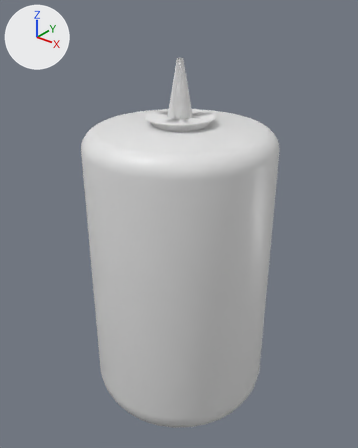
One commit to the FBX model Assets/3D/leak detector.fbx: the scene before it, then after it.
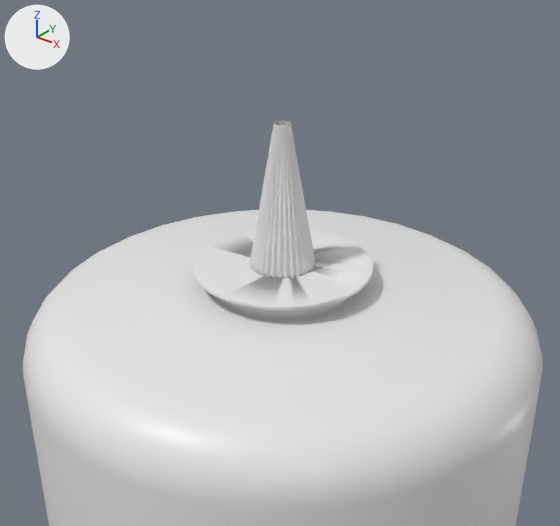
Each version is shown whole from a 50 mm camera at (3.37, -4.2, 5.04) aimed at (-0.01, 0.02, 2.42), then close up from a 50 mm camera at (1.85, -2.3, 5.16) aimed at (-0.32, 0.42, 3.48). The axes (+X, +Y, +Z) are drawn at upper left. The lights are the same throughout. Where no turn or scale is listed for an object, it has been applied to the vertices. Vertices at the same position are counted once.

Before the edit, the objects in view are built like this:
```python
me_cylinder = bpy.data.meshes.new('Cylinder')
me_cylinder.from_pydata(...)  # 1197 vertices, 1134 faces; spans x -1.09..1.09, y -1.09..1.09, z -1.09..2.57
me_cylinder.materials.append(mat_material_001)  # white #e7e7e7
me_cylinder_003 = bpy.data.meshes.new('Cylinder.003')
me_cylinder_003.from_pydata(...)  # 746 vertices, 382 faces; spans x -0.377..0.377, y -0.377..0.377, z 2.572..3.246
ob_atas = bpy.data.objects.new('atas', me_cylinder_003)
ob_atas.location = (0.026, 0.0, 1.096)
ob_cylinder = bpy.data.objects.new('Cylinder', me_cylinder)
ob_cylinder.location = (0.026, 0.0, 1.096)
```
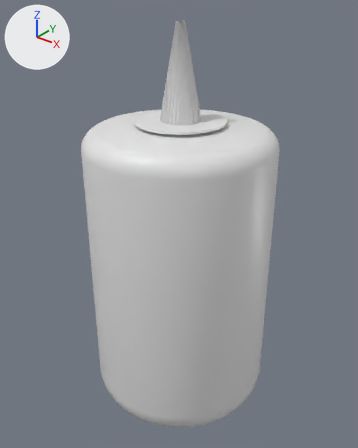
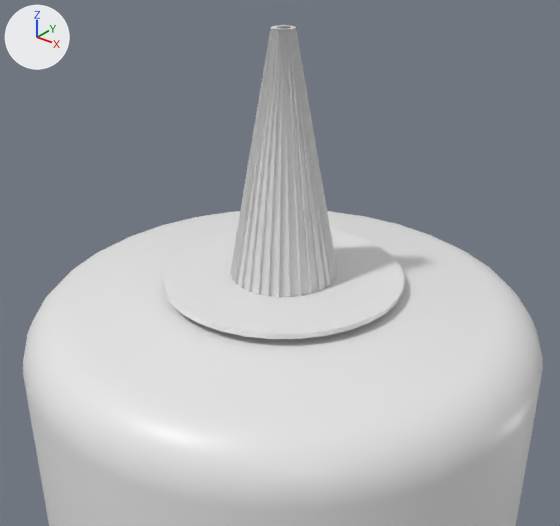
Where the change shows, as pixel boxes (x1, y1, x2, y2) in the close-ups (560 x 526 px):
```json
{"object": "Cylinder", "change": "reshaped", "before": [23, 210, 543, 526], "after": [23, 25, 543, 526]}
{"object": "atas", "change": "deleted", "before": [192, 121, 373, 314]}
{"part": 1, "of": "me_cylinder", "change": "added", "after": [163, 25, 405, 339]}
```

Edits to the scene script, one JSON object a line:
```json
{"block": "me_cylinder", "where": "# used by ob_cylinder; location = (0.026, 0.0, 1.096)"}
{"op": "remove", "block": "me_cylinder", "code": "me_cylinder.from_pydata(...)  # 1197 vertices, 1134 faces; spans x -1.09..1.09, y -1.09..1.09, z -1.09..2.57"}
{"op": "add", "block": "me_cylinder", "code": "me_cylinder.from_pydata(...)  # 1517 vertices, 1454 faces; spans x -1.09..1.09, y -1.09..1.09, z -1.09..3.6"}
{"block": "me_cylinder", "change": "me_cylinder part 1: 320 vertices added at x -0.51..0.51, y -0.5..0.51, z 2.58..3.6"}
{"op": "remove", "block": "ob_atas", "code": ["ob_atas = bpy.data.objects.new('atas', me_cylinder_003)", "ob_atas.location = (0.026, 0.0, 1.096)"]}
```
